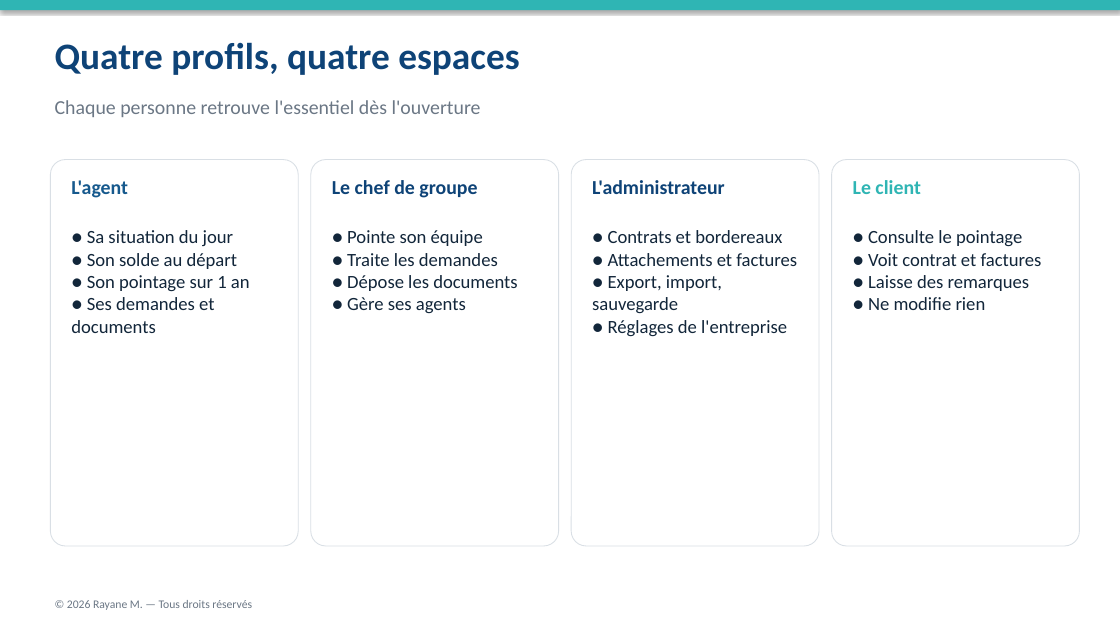
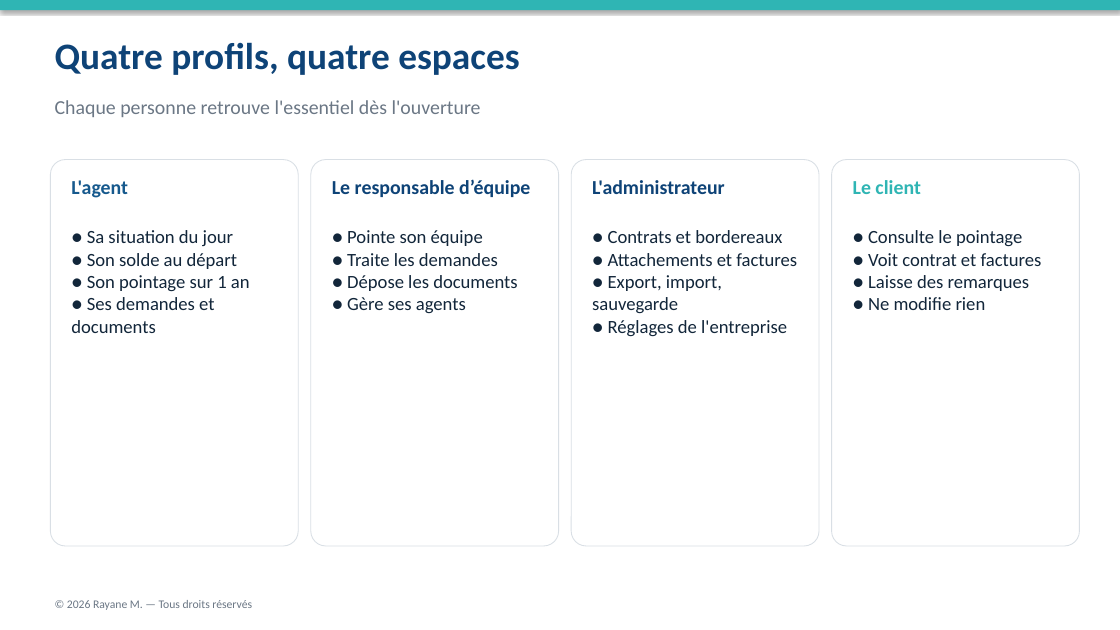
Before and after one commit to rayanem-dev/pointage-app, a slide deck: slide 5 of Kit-Sijil/Sijil-Presentation.pptx. Drawn at 1120x630 pixels with LibreOffice and Linux fonts; fonts in the diff are those of the drawing. Boxes give left, top, right and bottom in pixels: in the first picture for what was removed or moved away, otherwise in the second. Text is boxed around its words. In the diff, an @@ line names an element or a change of style, - is before the commit and + after.

```diff
--- a/Kit-Sijil/Sijil-Presentation.pptx
+++ b/Kit-Sijil/Sijil-Presentation.pptx
@@ text at (332,179,530,197): text changed @@
-Le chef de groupe
+Le responsable d’équipe
```
Also in this commit, not shown: 4 other slides changed, 34 other files.
